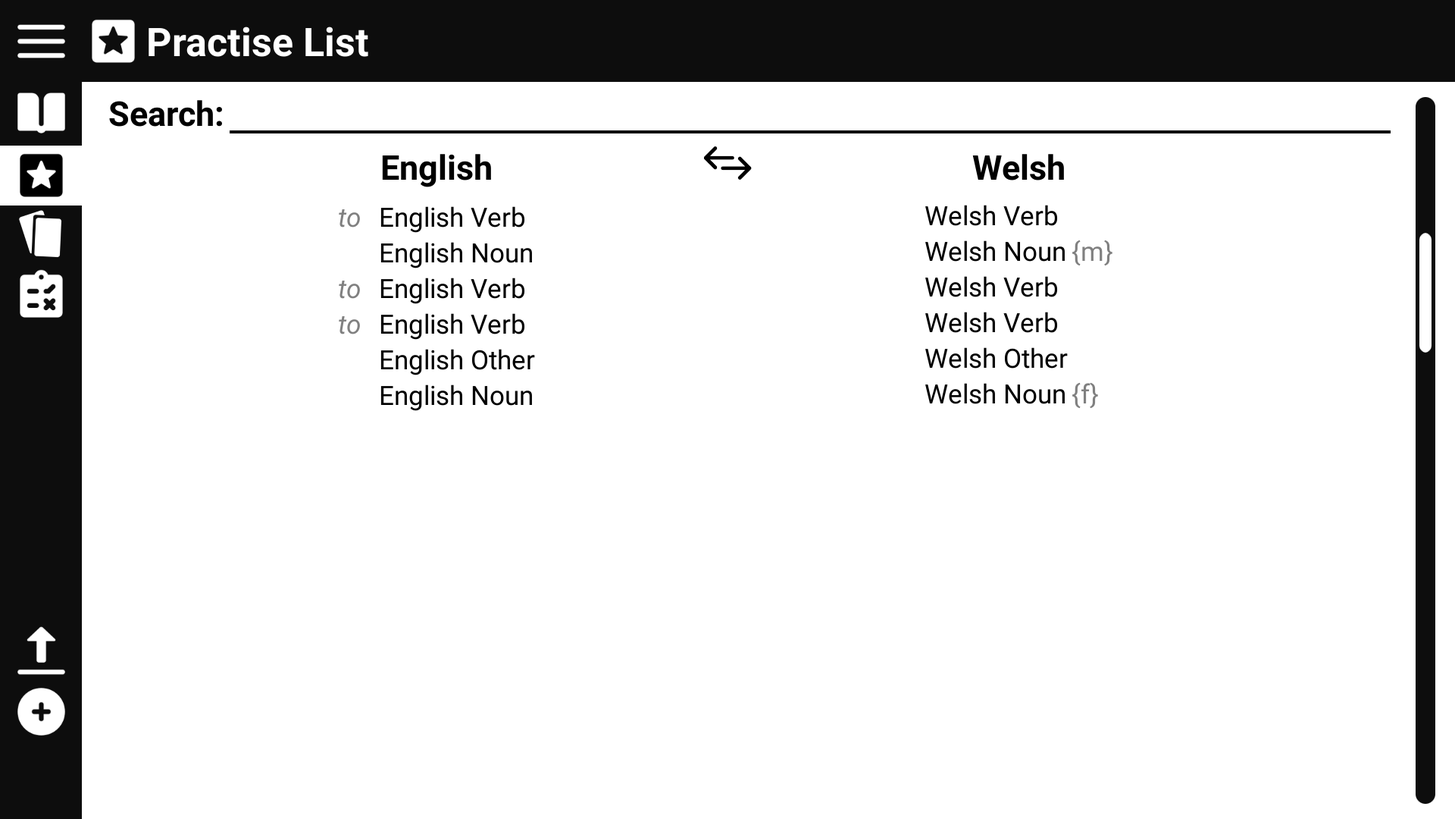
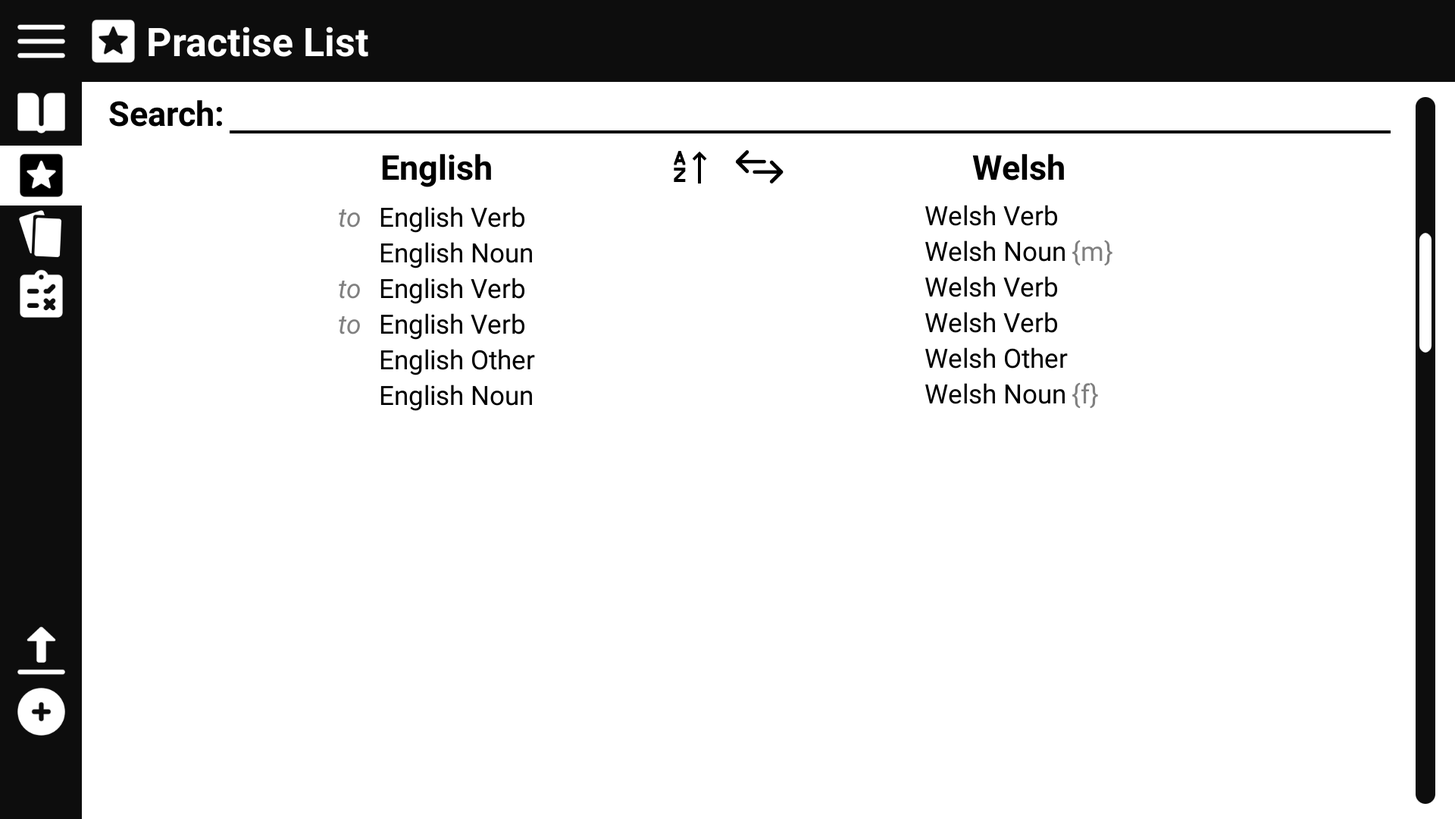
Two versions of the same layered image (1455x819). Layer-by-layer changes:
removed layer "Pasted Layer" over [703, 146, 752, 180]
added layer "Pasted Layer #8" in group "Content" over [673, 150, 784, 184]
